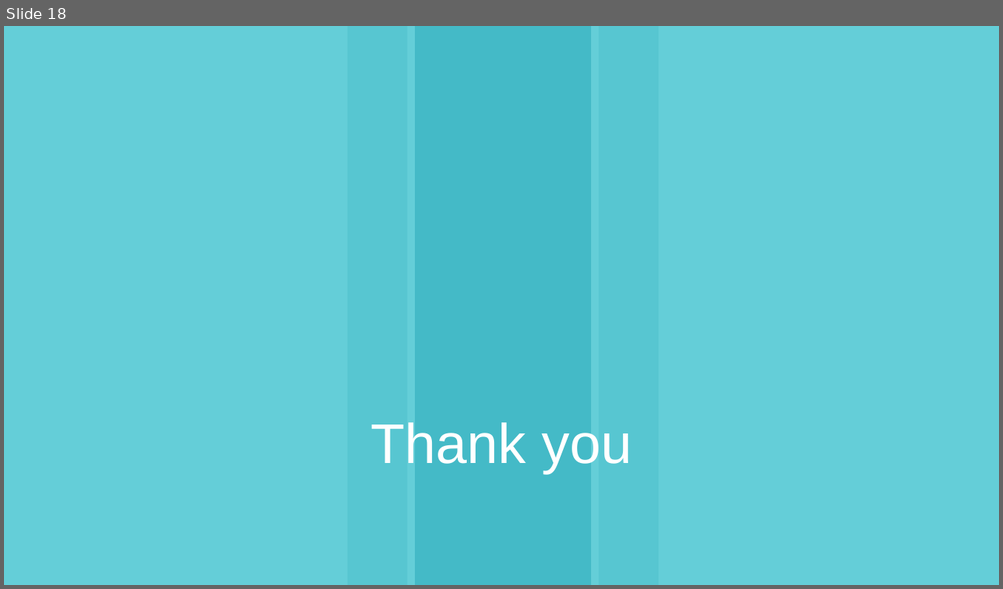
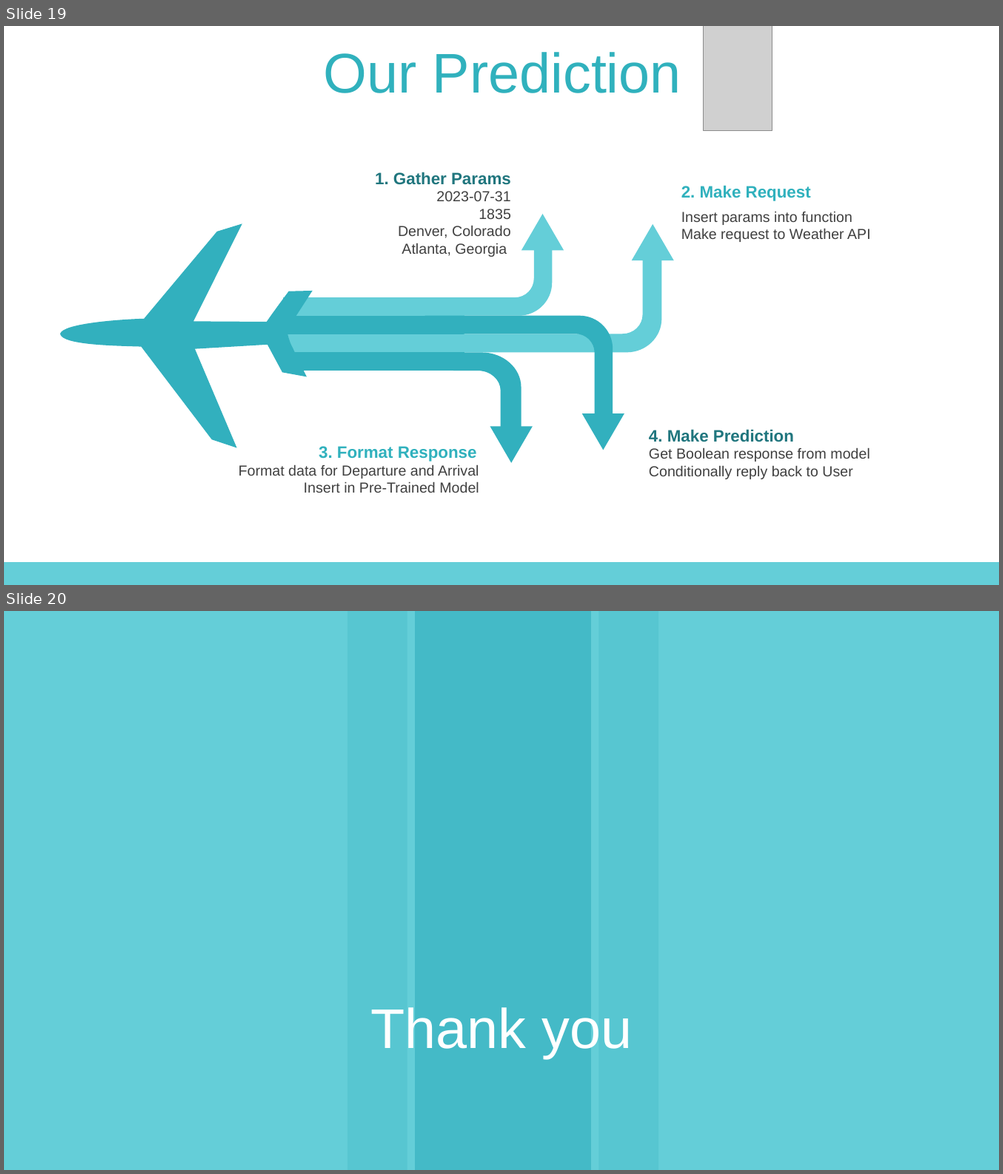
Before and after one commit to bgrullon/FlightDelayPrediction, a slide deck: src/presentation/Flight Delay Prediction.pptx. Shown one above the other, each under a label of ours: slide 18 before the commit, slides 19 and 20 after it. The pictures are 1003x589 and 1003x1174 pixels, drawn with LibreOffice and Linux fonts; fonts in the diff are those of the drawing; grey boxes stand for pictures; background and template pictures are left out. Boxes give left, top, right and bottom in pixels: in the first picture for what was removed or moved away, otherwise in the second. Text is boxed around its words. In the diff, an @@ line names an element or a change of style, - is before the commit and + after.

```diff
--- a/src/presentation/Flight Delay Prediction.pptx
+++ b/src/presentation/Flight Delay Prediction.pptx
@@ slide 19 added at <box>4,26,999,585</box>, background #FFFFFF @@
@@ picture added at <box>703,26,771,130</box> @@
@@ text added at <box>324,52,681,93</box>, 54 pt, text #30B1BD @@
+Our Prediction
@@ text added at <box>375,172,511,185</box>, 16 pt, text #20767E, bold @@
+1. Gather Params
@@ freeform shape added at <box>59,184,353,477</box>, fill #32B0BE @@
@@ text added at <box>398,191,511,257</box>, 14 pt, text #404040 @@
+2023-07-31
+1835
+Denver, Colorado
+Atlanta, Georgia
@@ text added at <box>681,185,811,201</box>, 16 pt, text #30B1BD, bold @@
+2. Make Request
@@ group added at <box>424,214,674,463</box>: 4 freeform shapes, 4 triangles @@
@@ text added at <box>681,211,871,242</box>, 14 pt, text #404040 @@
+Insert params into function
+Make request to Weather API
@@ group added at <box>283,298,464,372</box>: 4 freeform shapes @@
@@ text added at <box>318,446,477,462</box>, 16 pt, text #30B1BD, bold @@
+3. Format Response
@@ text added at <box>649,429,794,443</box>, 16 pt, text #20767E, bold @@
+4. Make Prediction
@@ text added at <box>239,465,479,493</box>, 14 pt, text #404040 @@
+Format data for Departure and Arrival
+Insert in Pre-Trained Model
@@ text added at <box>649,448,869,480</box>, 14 pt, text #404040 @@
+Get Boolean response from model
+Conditionally reply back to User
@@ rectangle added at <box>4,562,999,585</box>, fill #64CED8 @@
@@ what was slide 18 is now slide 20 @@
```
Also in this commit, not shown: 14 slides changed, 3 other slides added, 2 slides removed, 2 other files.
